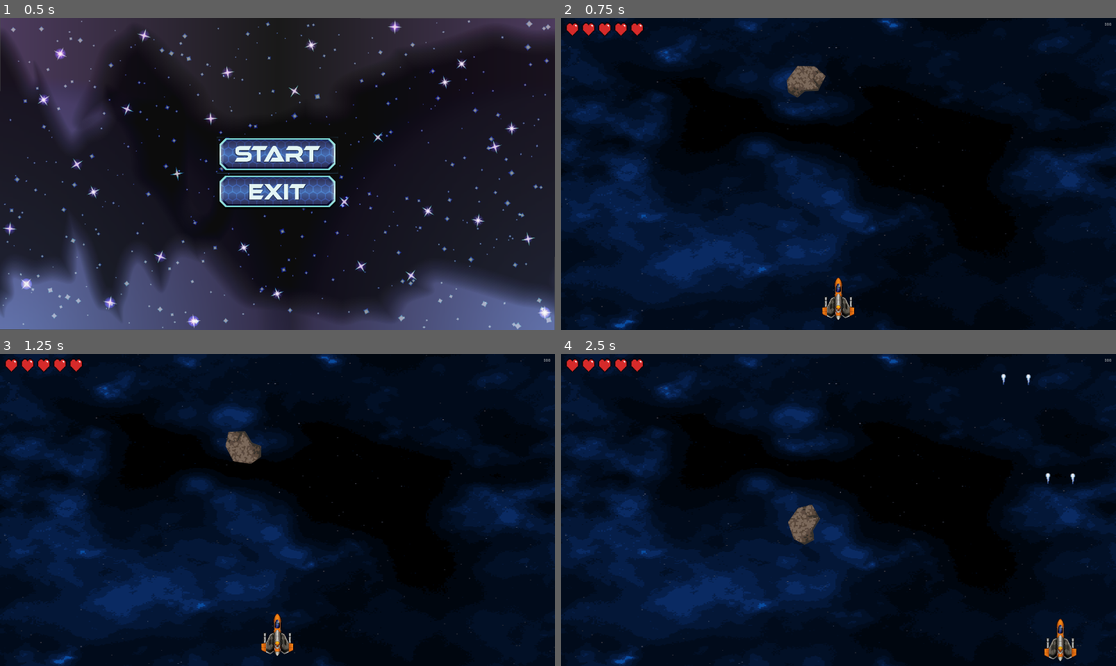
Above: before the commit, frames 1-4 (two rows, left to right).
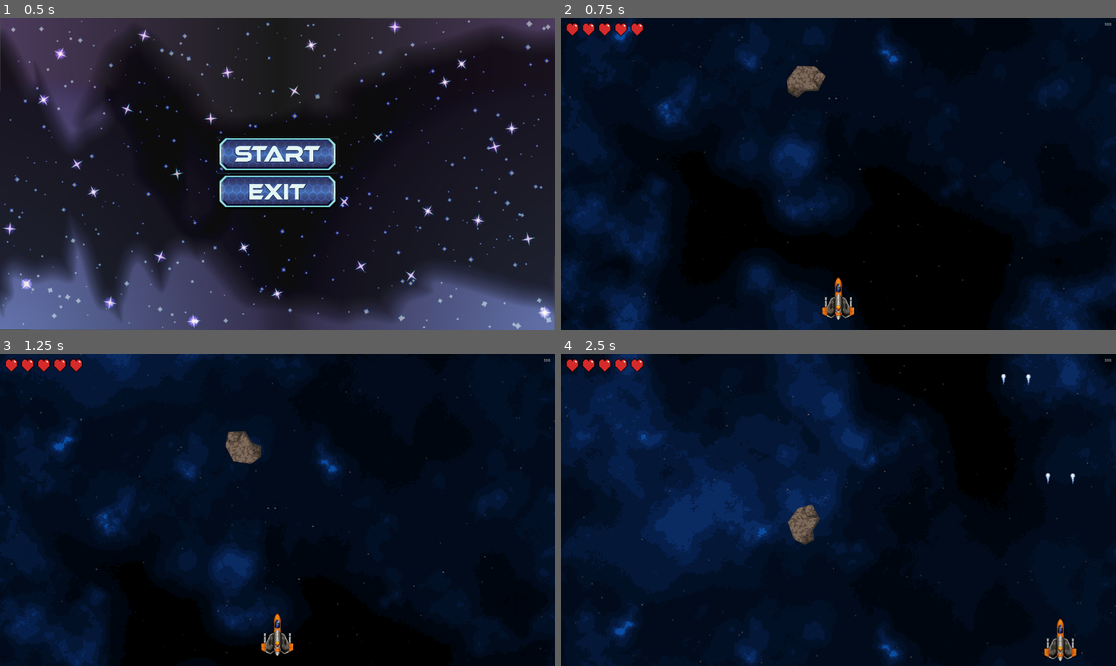
Above: after the commit, the same moments.

Repository: HalysonItallo/Opensole
Game: Godot game, scene res://scenes/menu/menu.tscn
Two runs of this game, one before a commit and one after it. Both use one fixed random seed, a clock stepped at 60 frames per second and the inputs below.
Inputs (mouse positions are in pixels of both pictures, inside the frame that each line leads up to):
- Up to frame 1 (0.5 s): no input
- Up to frame 2 (0.75 s): click (838, 155) at 0.5 s
- Up to frame 3 (1.25 s): no input
- Up to frame 4 (2.5 s): move the mouse to (960, 494) at 1.27 s; hold Right (ui_right) 1.28-2.03 s; hold Space (shoot) 1.28-2.03 s; move the mouse to (727, 525) at 2.02 s; hold Down (ui_down) from 2.03 s (still down); tap Space (shoot) at 2.1 s

Frame 1 is identical in both runs. In frame 2, 35% of the frame differs, in the area x 0-100%, y 0-100%; in frame 3, 34%; in frame 4, 38%.

Commit message:
feature: parallax background

Diff:
--- /dev/null
+++ b/scenes/spaceship/Stage01.gd
@@ -0,0 +1,11 @@
+extends Node
+
+export var speed: int = 512
+export var rotationSpeed : float = 0.3
+
+var direction := Vector2(0, 1)
+
+onready var parallax = $ParallaxBackground
+
+func _process(delta):
+	parallax.scroll_offset += direction * speed * delta
--- a/scenes/spaceship/spacecombat1.tscn
+++ b/scenes/spaceship/spacecombat1.tscn
@@ -1,17 +1,14 @@
-[gd_scene load_steps=6 format=2]
+[gd_scene load_steps=7 format=2]
 
 [ext_resource path="res://player/Player.tscn" type="PackedScene" id=1]
 [ext_resource path="res://scenes/spaceship/AudioStreamPlayer.gd" type="Script" id=2]
 [ext_resource path="res://assets/sprites/background/stage_01.png" type="Texture" id=3]
 [ext_resource path="res://hud/HUD.tscn" type="PackedScene" id=4]
 [ext_resource path="res://asteroid/Asteroid.tscn" type="PackedScene" id=5]
+[ext_resource path="res://scenes/spaceship/Stage01.gd" type="Script" id=6]
 
 [node name="Gameplay" type="Node"]
-
-[node name="Sprite" type="Sprite" parent="."]
-position = Vector2( 960, 540 )
-scale = Vector2( 1, 0.564062 )
-texture = ExtResource( 3 )
+script = ExtResource( 6 )
 
 [node name="Player" parent="." instance=ExtResource( 1 )]
 
@@ -23,4 +20,13 @@
 [node name="Asteroid" parent="." instance=ExtResource( 5 )]
 position = Vector2( 842, 183 )
 
+[node name="ParallaxBackground" type="ParallaxBackground" parent="."]
+
+[node name="ParallaxLayer" type="ParallaxLayer" parent="ParallaxBackground"]
+motion_mirroring = Vector2( 1920, 1920 )
+
+[node name="Sprite" type="Sprite" parent="ParallaxBackground/ParallaxLayer"]
+texture = ExtResource( 3 )
+centered = false
+
 [connection signal="area_entered" from="Asteroid" to="Asteroid" method="_on_Asateroid_area_entered"]
